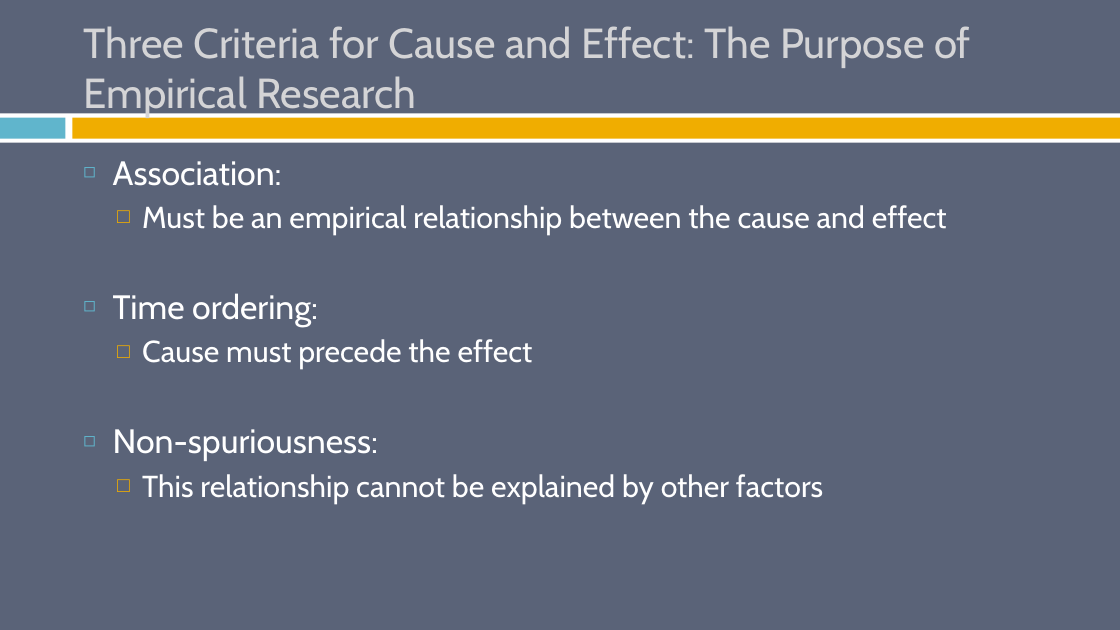
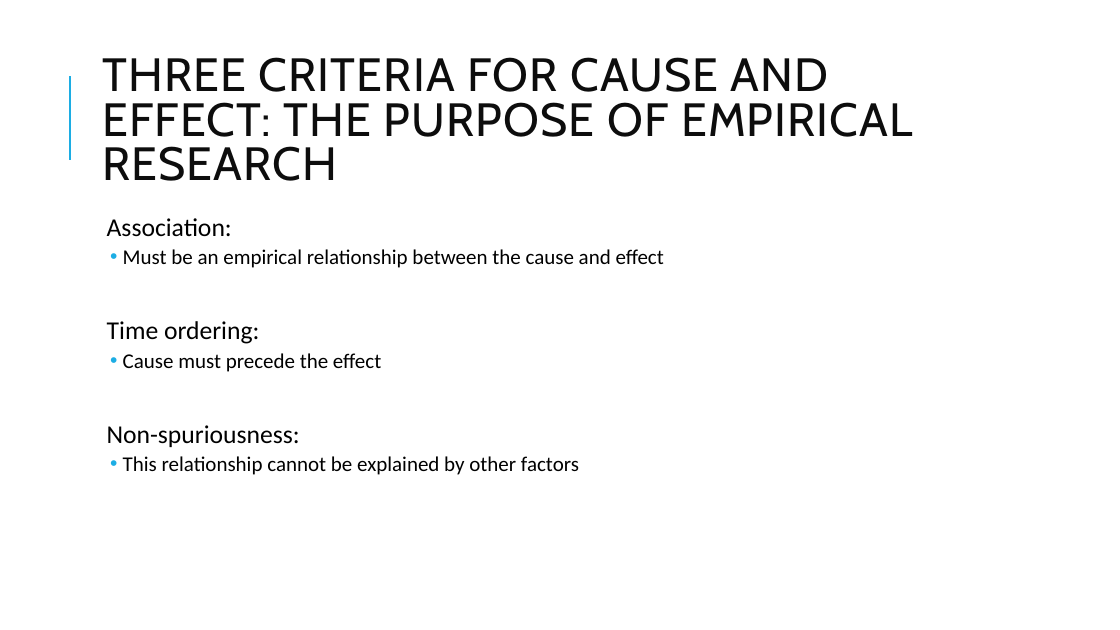
Before and after one commit to burrelvannjr/gradstats_sdsu, a slide deck: slide 32 of ppts/1_intro.pptx. Drawn at 1120x630 pixels with LibreOffice and Linux fonts; fonts in the diff are those of the drawing. Boxes give left, top, right and bottom in pixels: in the first picture for what was removed or moved away, otherwise in the second. Text is boxed around its words. In the diff, an @@ line names an element or a change of style, - is before the commit and + after.

```diff
--- a/ppts/1_intro.pptx
+++ b/ppts/1_intro.pptx
@@ background #5A6378 to #FFFFFF @@
@@ title at (x1=102, y1=57, x2=913, y2=181): text changed; size 36 to 40 pt; text colour #D4D4D6 to #0D0D0D @@
-Three Criteria for Cause and Effect: The Purpose of Empirical Research
+THREE CRITERIA FOR CAUSE AND EFFECT: THE PURPOSE OF EMPIRICAL RESEARCH
@@ line added from (70, 160) to (70, 76), #1CADE4 1.5 pt @@
@@ rectangle removed at (x1=0, y1=113, x2=1120, y2=143) @@
@@ rectangle removed at (x1=0, y1=118, x2=66, y2=139) @@
@@ rectangle removed at (x1=72, y1=118, x2=1120, y2=139) @@
@@ text "Association:" moved from (x1=113, y1=161, x2=947, y2=504) to (x1=107, y1=218, x2=664, y2=475) @@
@@ text "Association:" at (x1=107, y1=218, x2=664, y2=475): size 29 to 22 pt in "Association:", "Time ordering:", "Non-spuriousness:"; font Cabin to Calibri, text colour #FFFFFF to #000000; size 26 to 18 pt in "Must be an empirical relationship between the ...", "Cause must precede the effect", "This relationship cannot be explained by other ..."; bullet ◻ to  ; line spacing 1 to 0.9; more space between paragraphs; bullet colour #60B5CC to #1CADE4; bullet □ to •; bullet colour #F0AD00 to #1CADE4 @@
```
Also in this commit, not shown: 31 other slides changed, 1 other file.
